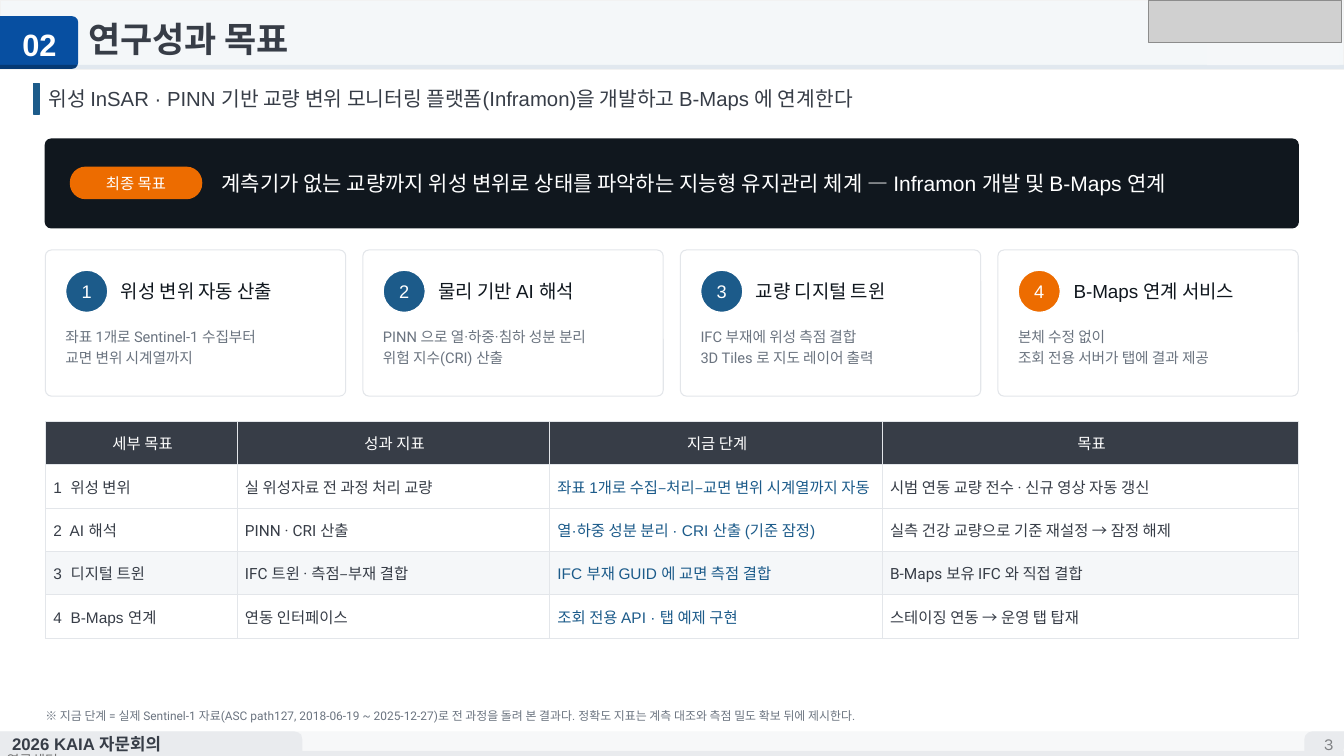
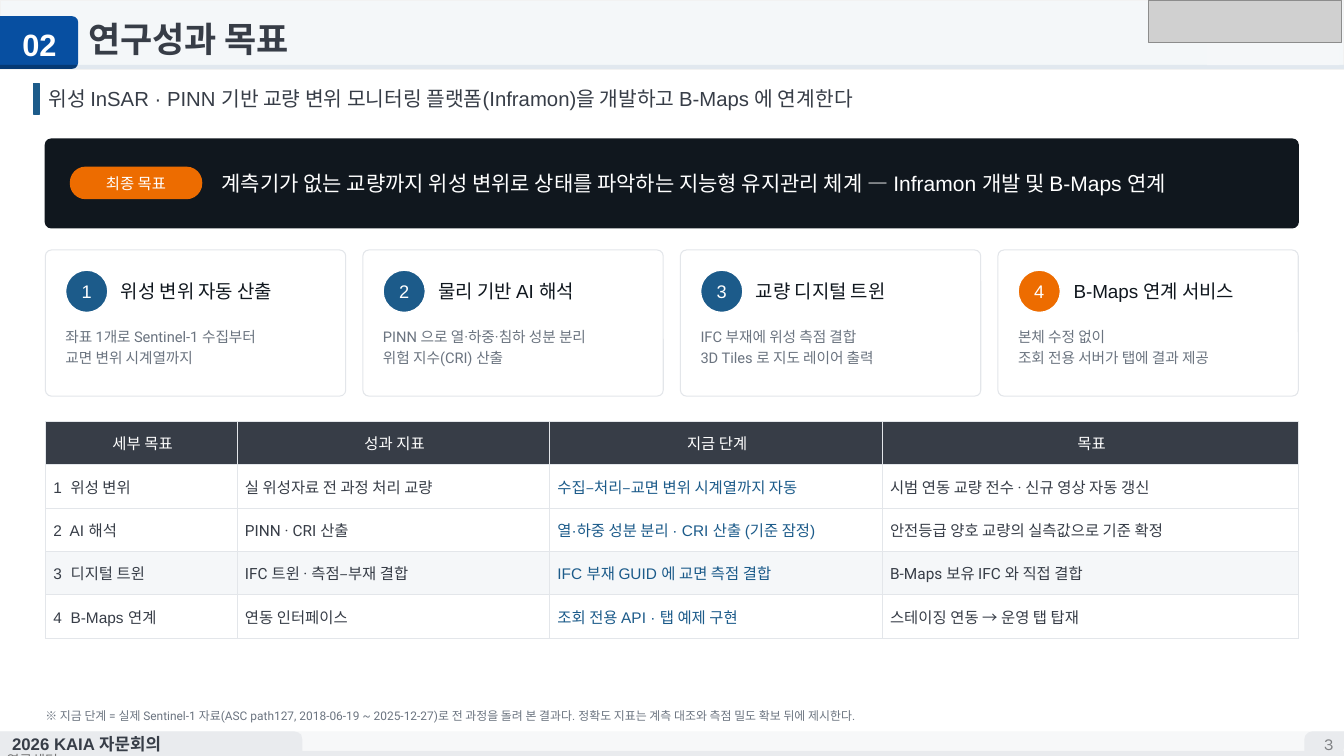
Before and after one commit to tjddnr8334-sudo/inframon, a slide deck: slide 3 of docs/KICT_Bmaps_Inframon_연구개발_7p_vF.pptx. Drawn at 1344x756 pixels with LibreOffice and Linux fonts; fonts in the diff are those of the drawing; grey boxes stand for pictures; background and template pictures are left out. Boxes give left, top, right and bottom in pixels: in the first picture for what was removed or moved away, otherwise in the second. Text is boxed around its words. In the diff, an @@ line names an element or a change of style, - is before the commit and + after.

```diff
--- a/docs/KICT_Bmaps_Inframon_연구개발_7p_vF.pptx
+++ b/docs/KICT_Bmaps_Inframon_연구개발_7p_vF.pptx
@@ table at [45, 421, 1299, 682] @@
-row 2, column 3: 좌표 1개로 수집–처리–교면 변위 시계열까지 자동
+row 2, column 3: 수집–처리–교면 변위 시계열까지 자동
-row 3, column 4: 실측 건강 교량으로 기준 재설정 → 잠정 해제
+row 3, column 4: 안전등급 양호 교량의 실측값으로 기준 확정
```
Also in this commit, not shown: 3 other slides changed, 3 other files.
